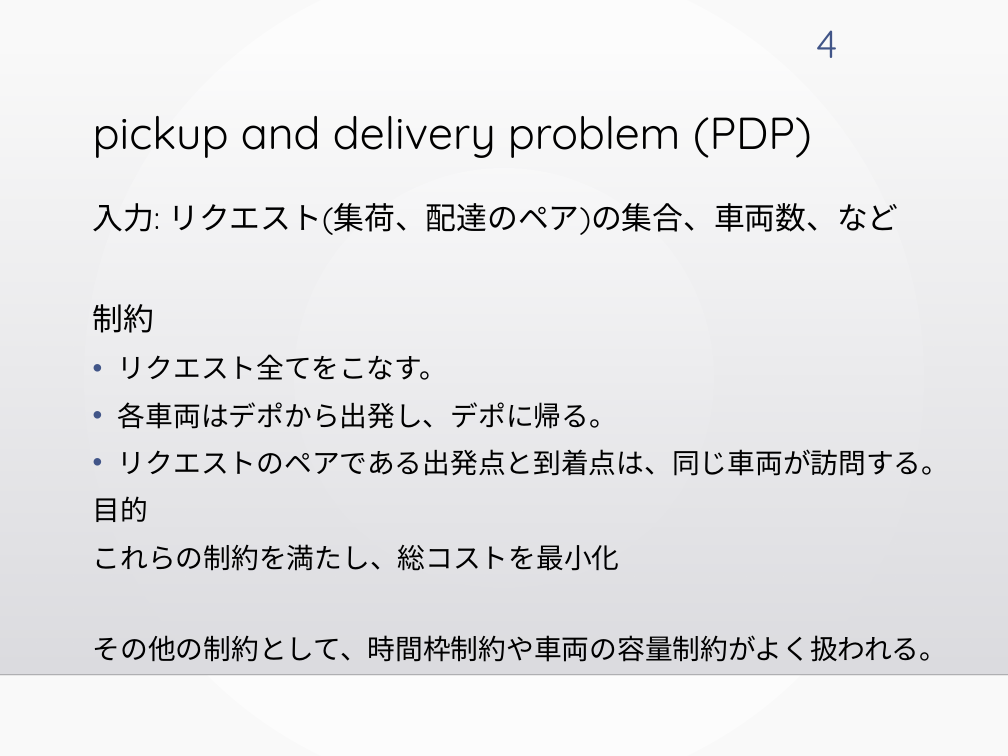
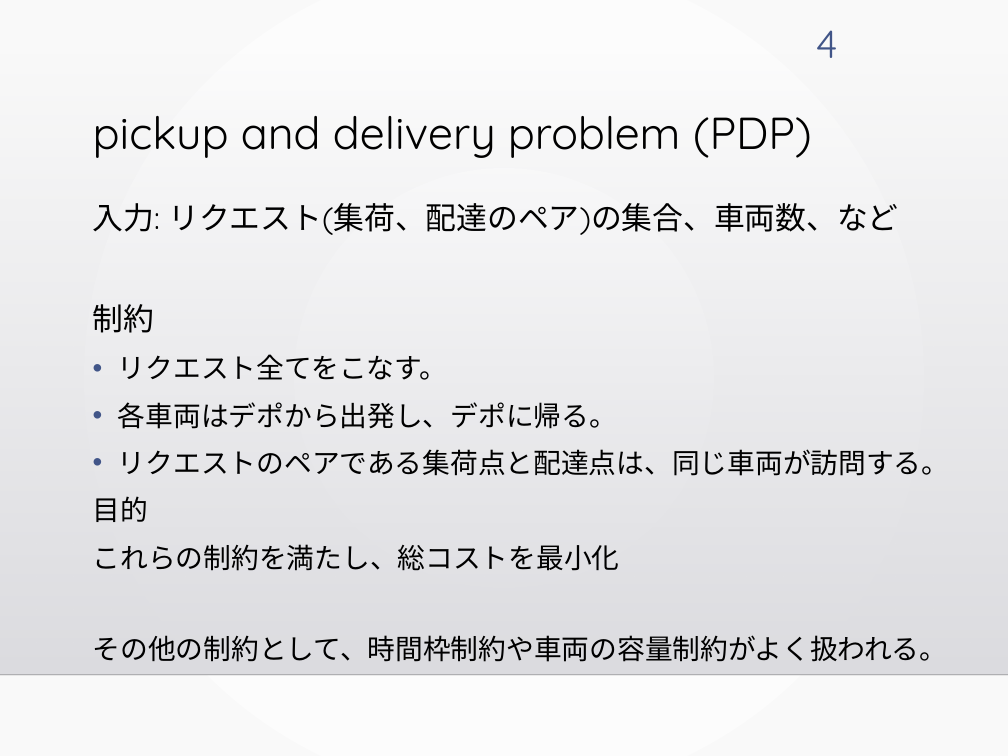
Before and after one commit to kotaro400/DARP, a slide deck: slide 4 of 卒論発表_10分用.pptx. Drawn at 1008x756 pixels with LibreOffice and Linux fonts; fonts in the diff are those of the drawing; background and template pictures are left out. Boxes give left, top, right and bottom in pixels: in the first picture for what was removed or moved away, otherwise in the second. Text is boxed around its words. In the diff, an @@ line names an element or a change of style, - is before the commit and + after.

```diff
--- a/卒論発表_10分用.pptx
+++ b/卒論発表_10分用.pptx
@@ text at (x1=118, y1=449, x2=949, y2=476): text changed @@
-• リクエストのペアである出発点と到着点は、同じ車両が訪問する。
+• リクエストのペアである集荷点と配達点は、同じ車両が訪問する。
```
Also in this commit, not shown: 4 other slides changed.
